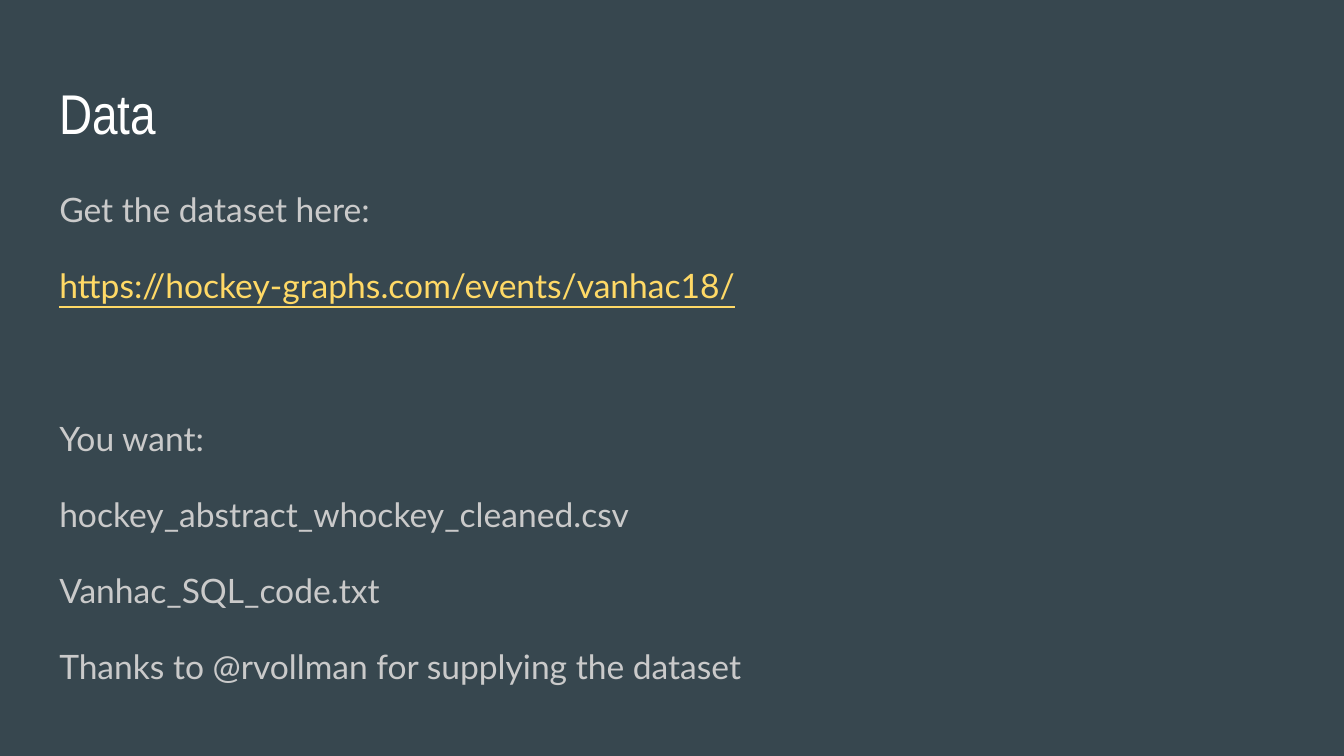
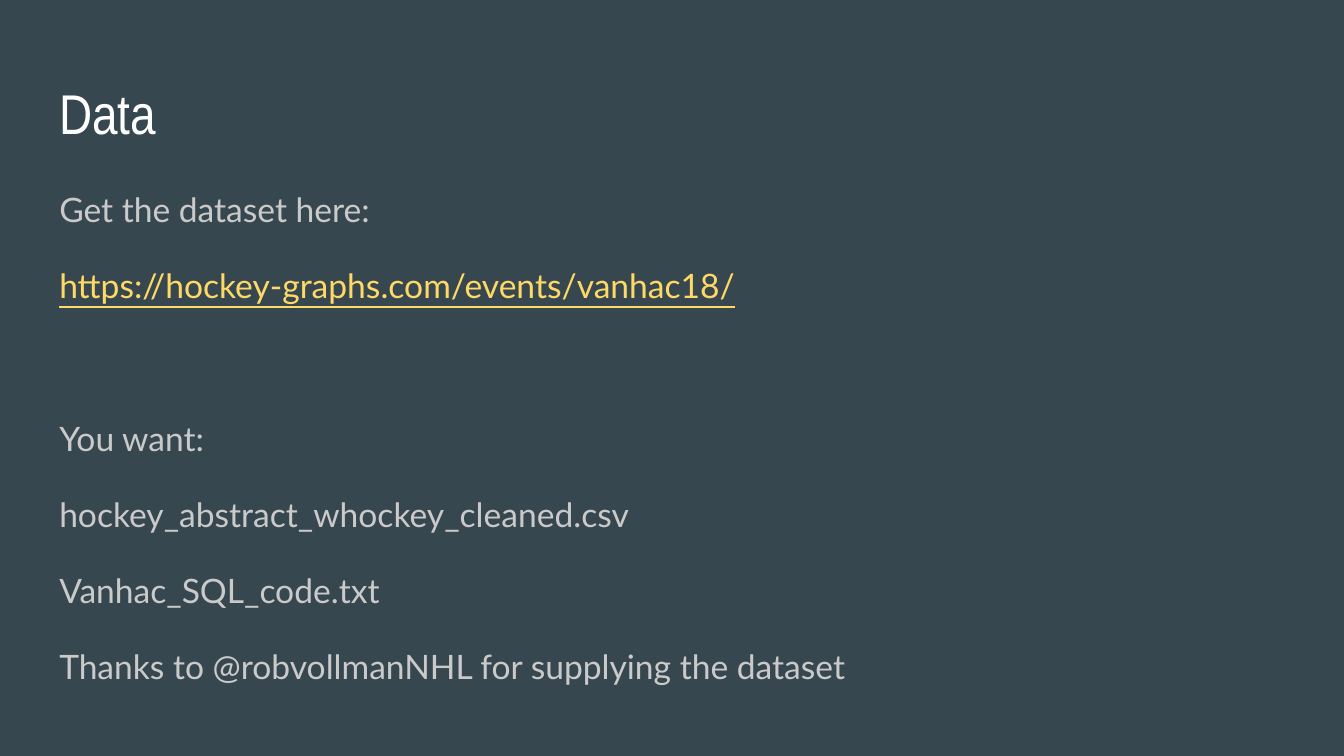
Before and after one commit to datamegan/VanHac_2018, a slide deck: slide 19 of VanHAC SQL Tutorial.pptx. Drawn at 1344x756 pixels with LibreOffice and Linux fonts; fonts in the diff are those of the drawing. Boxes give left, top, right and bottom in pixels: in the first picture for what was removed or moved away, otherwise in the second. Text is boxed around its words. In the diff, an @@ line names an element or a change of style, - is before the commit and + after.

Commit message:
fix typo

```diff
--- a/VanHAC SQL Tutorial.pptx
+++ b/VanHAC SQL Tutorial.pptx
@@ text at (x1=59, y1=654, x2=845, y2=685): text changed @@
-Thanks to @rvollman for supplying the dataset
+Thanks to @robvollmanNHL for supplying the dataset
```
Also in this commit, not shown: 2 other slides changed.
